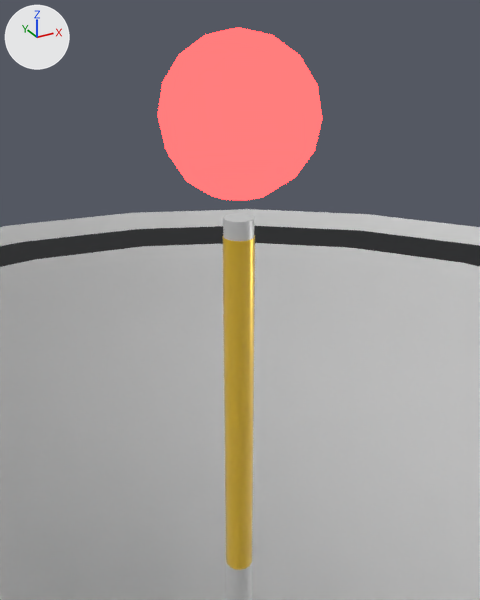
What one commit did to the glTF model public/models/buildings/power-T2.glb.
Camera for both pictures: a 50 mm lens placed at (0.766, 0.905, 2.503), pointed at (0.886, 1.124, 2.394). The lights are fixed; the arrows at upper left show +X, +Y and +Z. The first picture is the older version. Where no turn or scale is listed for an object, it has been applied to the vertices.

The scene before the commit, as lines of its bpy script (objects in view):
```python
mat_material_9 = bpy.data.materials.new('Material_9')
mat_material_9.use_nodes = True; mat_material_9.node_tree.nodes.clear()
_N = mat_material_9.node_tree.nodes; _L = mat_material_9.node_tree.links
n0 = _N.new('ShaderNodeEmission'); n0.name = 'Emission'
n0.inputs[0].default_value = (7.0, 0.207, 0.207, 1.0)  # 'Color', red #ff7e7e
n1 = _N.new('ShaderNodeLightPath'); n1.name = 'Light Path'
n2 = _N.new('ShaderNodeBsdfTransparent'); n2.name = 'Transparent BSDF'
n3 = _N.new('ShaderNodeMixShader'); n3.name = 'Mix Shader'
n4 = _N.new('ShaderNodeOutputMaterial'); n4.name = 'Material Output'
_L.new(n1.outputs[0], n3.inputs[0])  # 'Is Camera Ray' to 'Factor'
_L.new(n2.outputs[0], n3.inputs[1])  # 'BSDF' to 'Shader'
_L.new(n0.outputs[0], n3.inputs[2])  # 'Emission' to 'Shader'
_L.new(n3.outputs[0], n4.inputs[0])  # 'Shader' to 'Surface'
me_mesh_16 = bpy.data.meshes.new('Mesh_16')
me_mesh_16.from_pydata(...)  # 275 vertices, 480 faces; spans x -0.72..0.72, y -0.72..0.72, z 0.0..1.7
me_mesh_16.materials.append(mat_material_0)  # its picture is missing
me_mesh_17 = bpy.data.meshes.new('Mesh_17')
me_mesh_17.from_pydata(...)  # 50 vertices, 48 faces; spans x -0.535..0.535, y -0.536..0.536, z 0.0
me_mesh_17.materials.append(mat_material_8)  # black #121417
me_mesh_20 = bpy.data.meshes.new('Mesh_20')
me_mesh_20.from_pydata(...)  # 79 vertices, 140 faces; spans x -0.034..0.034, y -0.0323..0.0323, z -0.034..0.034
me_mesh_20.materials.append(mat_material_9)
ob_mesh_16 = bpy.data.objects.new('Mesh_16', me_mesh_16)
ob_mesh_16.location = (0.9, 1.15, 0.55)
ob_mesh_17 = bpy.data.objects.new('Mesh_17', me_mesh_17)
ob_mesh_17.location = (0.9, 1.15, 2.25)
ob_mesh_20 = bpy.data.objects.new('Mesh_20', me_mesh_20)
ob_mesh_20.location = (0.9, 1.15, 2.4625)
# also in view: 'Mesh_19' at (0.9, 1.15, 2.318); 'Mesh_18' at (0.9, 1.15, 1.995)
```
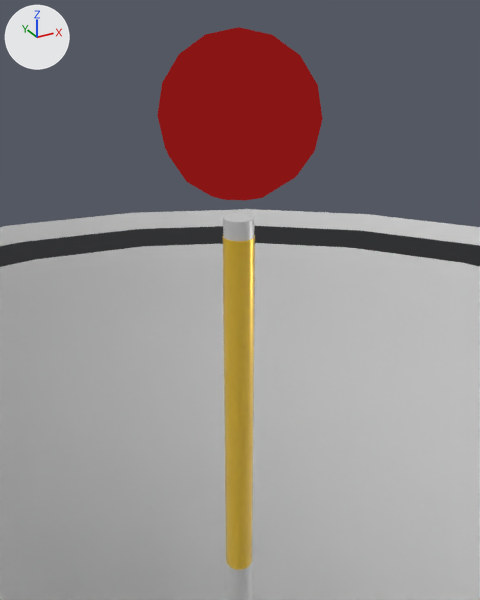
Boxes (x1, y1, x2, y2) around the edits, measured in the pictures (480 x 600 px):
```json
{"object": "Mesh_20", "change": "recoloured", "before": [157, 27, 323, 200], "after": [157, 27, 323, 200], "on screen": "darker"}
```

Edits to the scene script, one JSON object a line:
```json
{"block": "mat_material_9", "where": "n0 = _N.new('ShaderNodeEmission'); n0.name = 'Emission'"}
{"op": "set", "path": "n0.inputs[0].default_value", "old": "(7.0, 0.207, 0.207, 1.0)", "new": "(0.25, 0.00739, 0.00739, 1.0)", "note": "'Color', red #ff7e7e -> 'Color', red #891515"}
```
